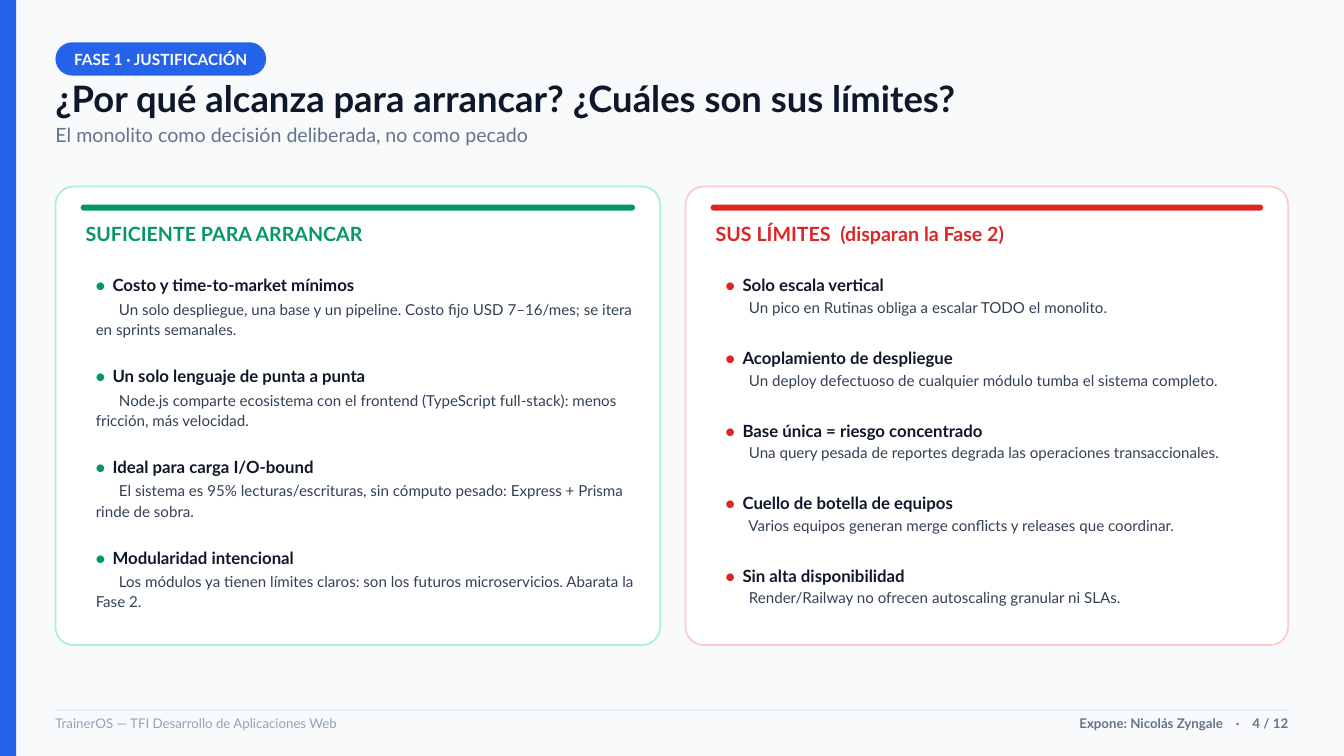
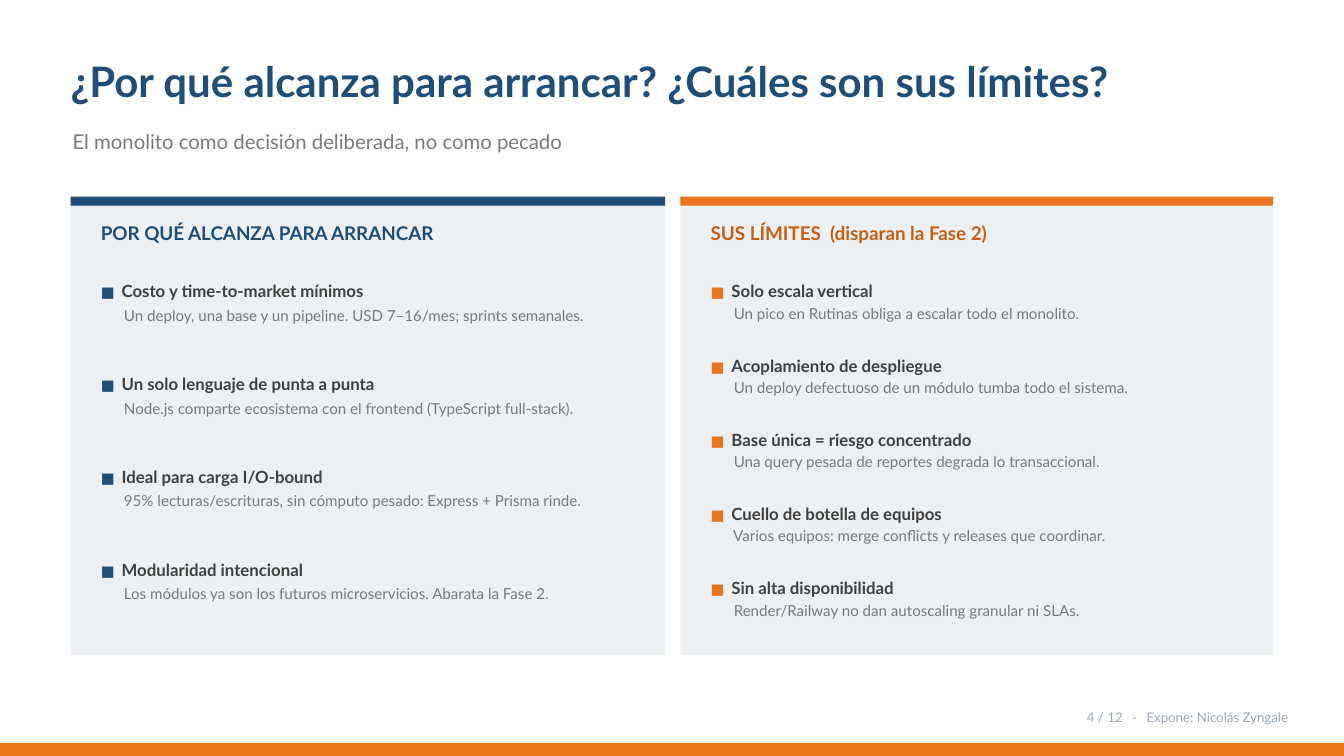
Before and after one commit to LautaroNaglieri/traineros-api, a slide deck: slide 4 of Presentacion/TrainerOS_TFI_Fase1-2.pptx. Drawn at 1344x756 pixels with LibreOffice and Linux fonts; fonts in the diff are those of the drawing. Boxes give left, top, right and bottom in pixels: in the first picture for what was removed or moved away, otherwise in the second. Text is boxed around its words. In the diff, an @@ line names an element or a change of style, - is before the commit and + after.

Commit message:
docs: aplica estilo corporativo a la presentacion (azul + naranja)
Rediseña el PowerPoint con un estilo ejecutivo: portada azul con titulo blanco y
subtitulo naranja, titulos azules, tarjetas, acentos naranjas y barra inferior. Los
diagramas se ajustan sin distorsion.

```diff
--- a/Presentacion/TrainerOS_TFI_Fase1-2.pptx
+++ b/Presentacion/TrainerOS_TFI_Fase1-2.pptx
@@ rectangle removed at [0, 0, 1344, 756] @@
@@ rectangle removed at [0, 0, 16, 756] @@
@@ rounded rectangle removed at [55, 42, 266, 76] @@
@@ text "¿Por qué alcanza para arrancar? ...": place and size @@
-text "¿Por qué alcanza para arrancar? ..." at [55, 85, 955, 146]
+text "¿Por qué alcanza para arrancar? ..." at [71, 65, 1108, 105]
@@ text "¿Por qué alcanza para arrancar? ..." at [71, 65, 1108, 105]: size 26 to 30 pt, text colour #0F172A to #1F4E79; less space between paragraphs @@
@@ text removed at [74, 51, 247, 65] @@
-FASE 1 · JUSTIFICACIÓN
@@ text at [55, 127, 528, 146]: paragraph removed @@
-El monolito como decisión deliberada, no como pecado
@@ text added at [73, 134, 562, 153], 14.5 pt, text #7A7A7A @@
+El monolito como decisión deliberada, no como pecado
@@ rounded rectangle removed at [55, 187, 660, 645] @@
@@ rectangle added at [71, 197, 665, 655], fill #ECF0F3 @@
@@ rectangle added at [71, 197, 665, 206], fill #1F4E79 @@
@@ rounded rectangle removed at [81, 205, 635, 211] @@
@@ rectangle added at [681, 197, 1273, 655], fill #ECF0F3 @@
@@ rectangle added at [681, 197, 1273, 206], fill #E8741E @@
@@ rounded rectangle removed at [686, 187, 1289, 645] @@
@@ rounded rectangle removed at [711, 205, 1263, 211] @@
@@ text at [101, 224, 433, 243]: text changed; size 14 to 13.5 pt; text colour #059669 to #1F4E79 @@
-SUFICIENTE PARA ARRANCAR
+POR QUÉ ALCANZA PARA ARRANCAR
@@ text "SUS LÍMITES (disparan la Fase ..." at [711, 224, 987, 243]: size 14 to 13.5 pt, text colour #DC2626 to #C75F12 @@
@@ text at [122, 284, 583, 324]: text changed; text colour #334155 to #7A7A7A @@
-● Costo y time-to-market mínimos
-Un solo despliegue, una base y un pipeline. Costo fijo USD 7–16/mes; se itera en sprints semanales.
+■ Costo y time-to-market mínimos
+Un deploy, una base y un pipeline. USD 7–16/mes; sprints semanales.
@@ text at [731, 284, 1080, 322]: text changed; text colour #334155 to #7A7A7A @@
-● Solo escala vertical
-Un pico en Rutinas obliga a escalar TODO el monolito.
+■ Solo escala vertical
+Un pico en Rutinas obliga a escalar todo el monolito.
@@ text at [731, 359, 1128, 396]: text changed; text colour #334155 to #7A7A7A @@
-● Acoplamiento de despliegue
-Un deploy defectuoso de cualquier módulo tumba el sistema completo.
+■ Acoplamiento de despliegue
+Un deploy defectuoso de un módulo tumba todo el sistema.
@@ text at [122, 377, 573, 417]: text changed; text colour #334155 to #7A7A7A @@
-● Un solo lenguaje de punta a punta
-Node.js comparte ecosistema con el frontend (TypeScript full-stack): menos fricción, más velocidad.
+■ Un solo lenguaje de punta a punta
+Node.js comparte ecosistema con el frontend (TypeScript full-stack).
@@ text at [731, 433, 1099, 470]: text changed; text colour #334155 to #7A7A7A @@
-● Base única = riesgo concentrado
-Una query pesada de reportes degrada las operaciones transaccionales.
+■ Base única = riesgo concentrado
+Una query pesada de reportes degrada lo transaccional.
@@ text at [122, 470, 581, 509]: text changed; text colour #334155 to #7A7A7A @@
-● Ideal para carga I/O-bound
-El sistema es 95% lecturas/escrituras, sin cómputo pesado: Express + Prisma rinde de sobra.
+■ Ideal para carga I/O-bound
+95% lecturas/escrituras, sin cómputo pesado: Express + Prisma rinde.
@@ text at [731, 507, 1105, 544]: text changed; text colour #334155 to #7A7A7A @@
-● Cuello de botella de equipos
-Varios equipos generan merge conflicts y releases que coordinar.
+■ Cuello de botella de equipos
+Varios equipos: merge conflicts y releases que coordinar.
@@ text at [122, 563, 548, 602]: text changed; text colour #334155 to #7A7A7A @@
-● Modularidad intencional
-Los módulos ya tienen límites claros: son los futuros microservicios. Abarata la Fase 2.
+■ Modularidad intencional
+Los módulos ya son los futuros microservicios. Abarata la Fase 2.
@@ text at [731, 581, 1079, 619]: text changed; text colour #334155 to #7A7A7A @@
-● Sin alta disponibilidad
-Render/Railway no ofrecen autoscaling granular ni SLAs.
+■ Sin alta disponibilidad
+Render/Railway no dan autoscaling granular ni SLAs.
@@ text removed at [55, 718, 336, 730] @@
-TrainerOS — TFI Desarrollo de Aplicaciones Web
@@ text at [1087, 712, 1288, 724]: text changed; text colour #64748B to #9AA6B2; bold off @@
-Expone: Nicolás Zyngale · 4 / 12
+4 / 12 · Expone: Nicolás Zyngale
@@ rectangle: place and size @@
-rectangle at [55, 710, 1289, 711]
+rectangle at [0, 743, 1344, 756]
@@ rectangle at [0, 743, 1344, 756]: fill #E2E8F0 to #E8741E @@
```
Also in this commit, not shown: 4 other slides changed, 4 slides added, 4 slides removed, 1 other file.
